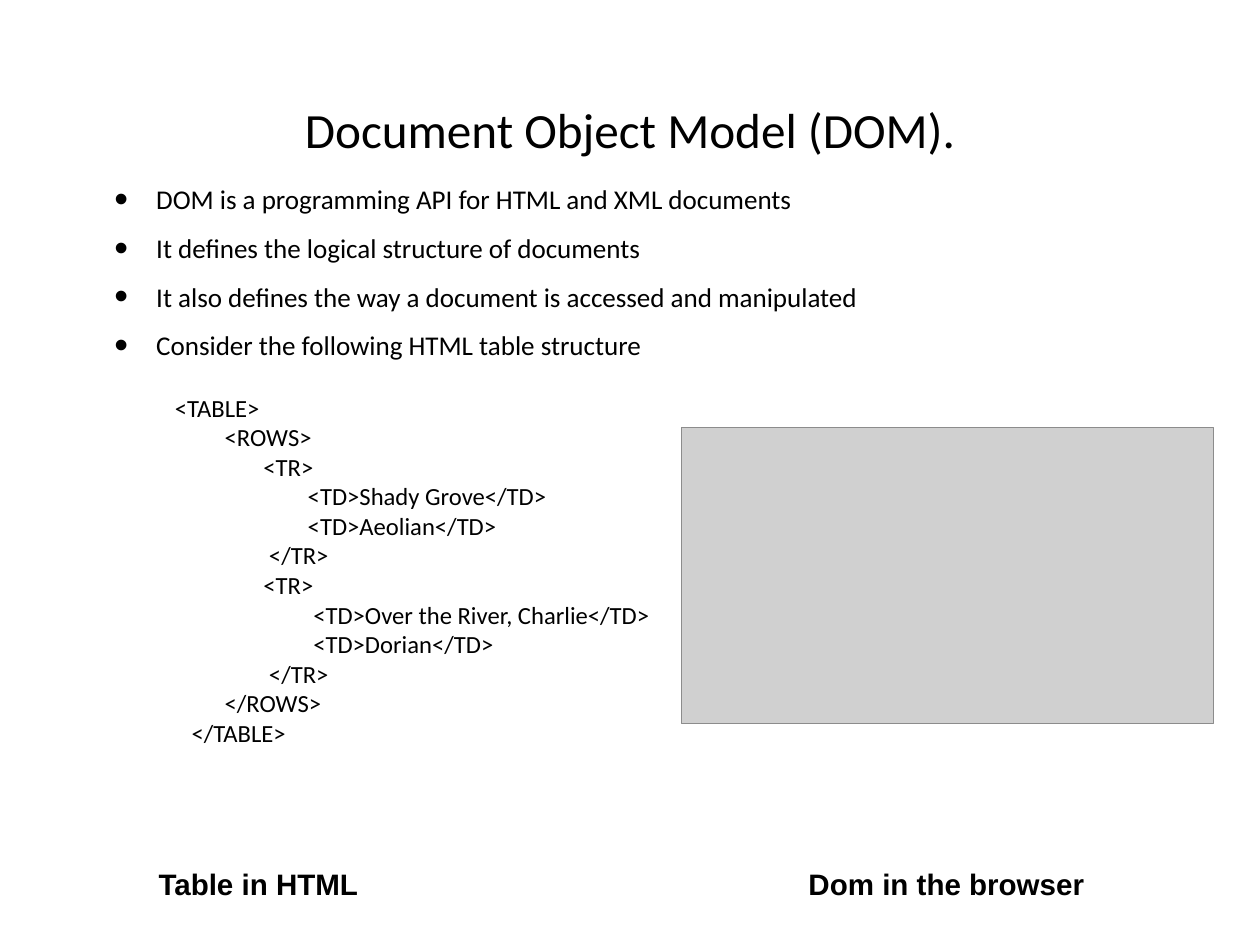
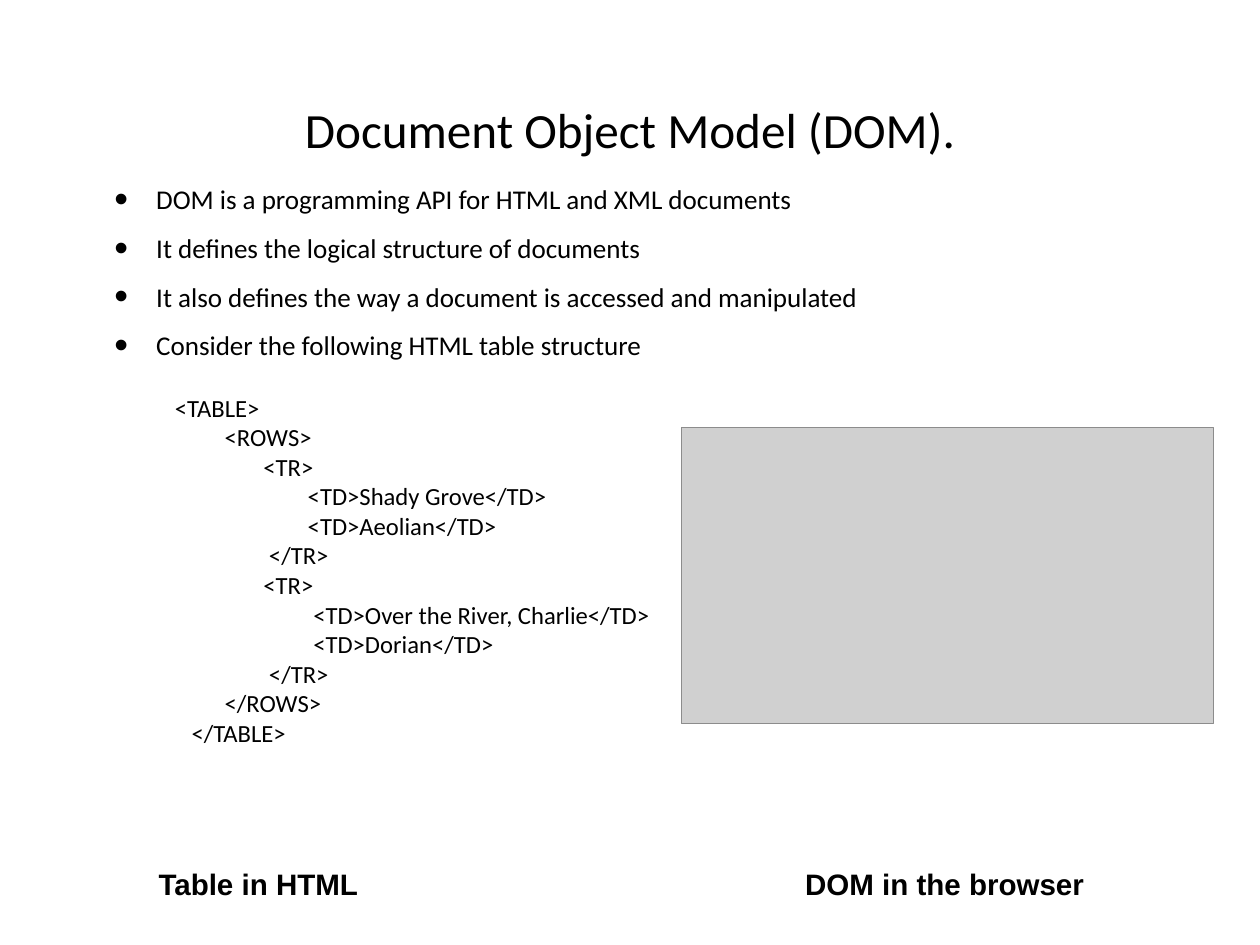
Before and after one commit to hogeschool/Development--Web, a slide deck: slide 14 of Lesson4/lesson4.pptx. Drawn at 1260x945 pixels with LibreOffice and Linux fonts; fonts in the diff are those of the drawing; grey boxes stand for pictures. Boxes give left, top, right and bottom in pixels: in the first picture for what was removed or moved away, otherwise in the second. Text is boxed around its words. In the diff, an @@ line names an element or a change of style, - is before the commit and + after.

```diff
--- a/Lesson4/lesson4.pptx
+++ b/Lesson4/lesson4.pptx
@@ text at (x1=805, y1=873, x2=1084, y2=896): text changed @@
-Dom in the browser
+DOM in the browser
```
Also in this commit, not shown: 14 other slides changed, 2 slides removed, 2 other files.
